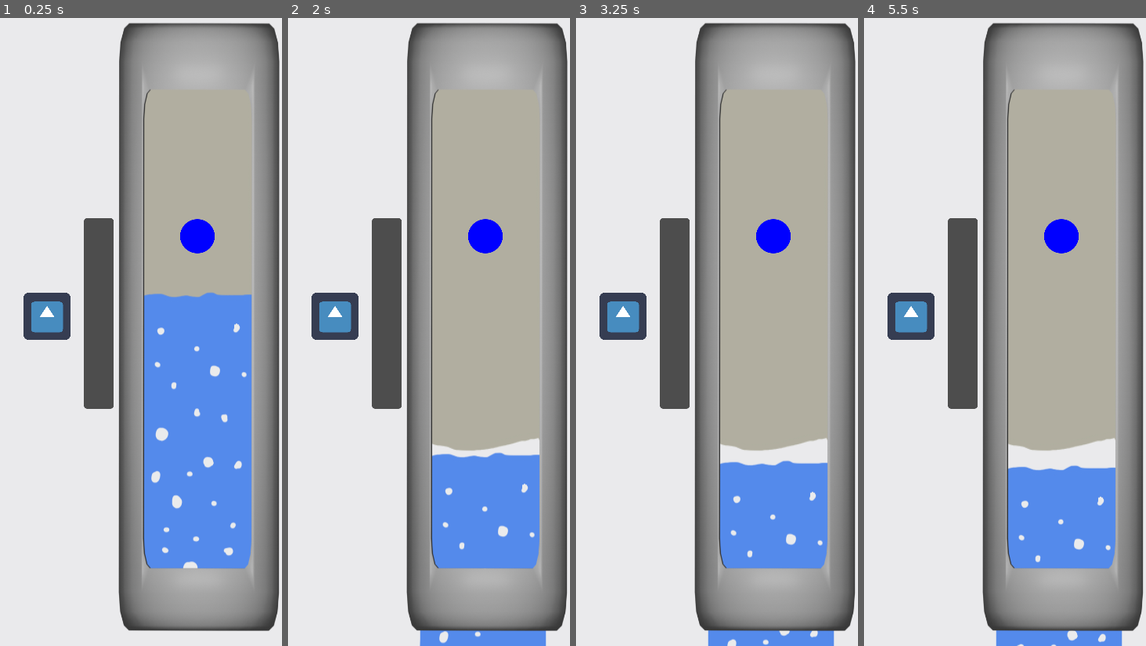
Above: before the commit, frames 1-4 (left to right).
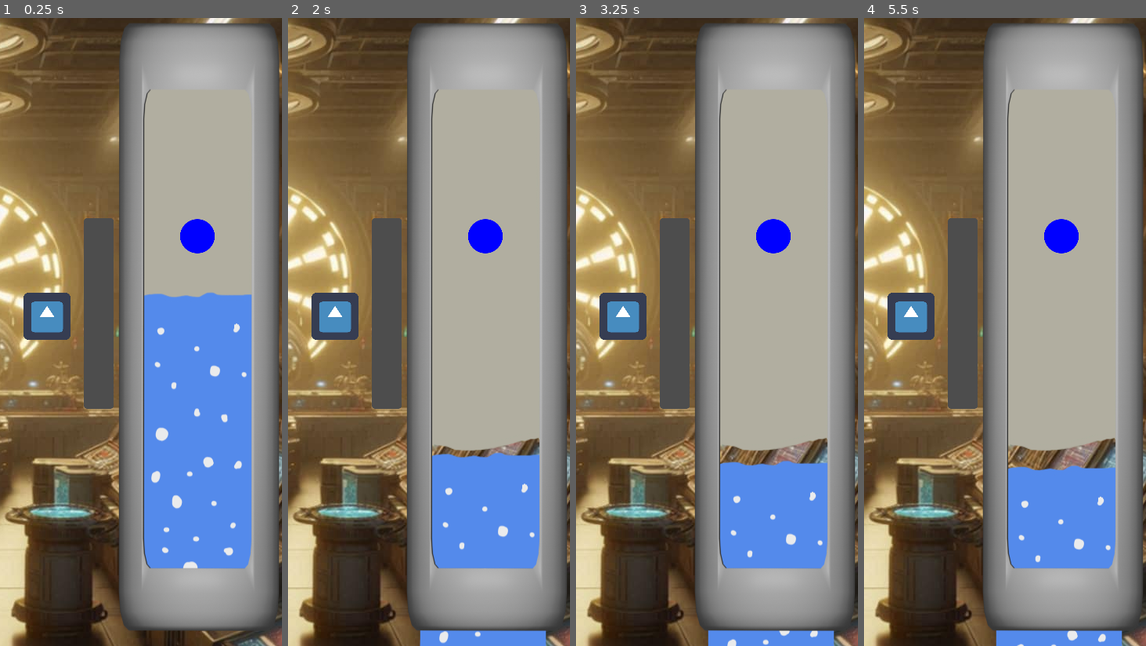
Above: after the commit, the same moments.

Repository: esburch/coolant-stabilizer
Game: Godot game, scene res://main.tscn
Two runs of this game, one before a commit and one after it. Both use one fixed random seed, a clock stepped at 60 frames per second and the inputs below. The engine's default icon, where the game draws it, is replaced by a stand-in: a white triangle on a blue panel in a dark square.
Inputs (mouse positions are in pixels of both pictures, inside the frame that each line leads up to):
- Up to frame 1 (0.25 s): no input
- Up to frame 2 (2 s): move the mouse to (491, 300) at 0.52 s; press the mouse at (491, 300) at 0.53 s; move the mouse to (372, 363) at 1.27 s; release the mouse at (372, 363) at 1.28 s; click (372, 363) at 1.35 s
- Up to frame 3 (3.25 s): move the mouse to (745, 193) at 2.02 s; press the mouse at (745, 193) at 2.03 s; move the mouse to (702, 457) at 2.77 s; release the mouse at (702, 457) at 2.78 s; click (702, 457) at 2.85 s
- Up to frame 4 (5.5 s): move the mouse to (1089, 426) at 3.52 s; press the mouse at (1089, 426) at 3.53 s; move the mouse to (920, 237) at 4.27 s; release the mouse at (920, 237) at 4.28 s; click (920, 237) at 4.35 s; move the mouse to (1019, 332) at 5.02 s; press the mouse at (1019, 332) at 5.03 s

The runs differ from the first frame. In frame 1, 41% of the frame differs, in the area x 0-100%, y 0-100%; in frame 2, 40%; in frame 3, 41%; in frame 4, 41%.

Commit message:
Add engineering background

Diff:
--- a/main.tscn
+++ b/main.tscn
@@ -9,6 +9,7 @@
 [ext_resource path="res://art/progress-fg.png" type="Texture" id=7]
 [ext_resource path="res://art/progress-bg.png" type="Texture" id=8]
 [ext_resource path="res://art/coolant_tank.png" type="Texture" id=9]
+[ext_resource path="res://art/att.ijwD0b4tV3UzaWZsWsbwIrgitkxRLGoQwRrkFGzFjy8.jpg" type="Texture" id=10]
 
 [sub_resource type="RectangleShape2D" id=1]
 extents = Vector2( 102.5, 10 )
@@ -19,10 +20,15 @@
 [node name="Control" type="Node2D"]
 script = ExtResource( 1 )
 
-[node name="ColorRect" type="ColorRect" parent="."]
-margin_right = 360.0
-margin_bottom = 800.0
-color = Color( 0.917647, 0.917647, 0.92549, 1 )
+[node name="TextureRect" type="TextureRect" parent="."]
+anchor_right = 1.0
+anchor_bottom = 1.0
+margin_left = -566.0
+margin_top = -42.0
+margin_right = 458.0
+margin_bottom = 982.0
+texture = ExtResource( 10 )
+stretch_mode = 5
 
 [node name="PipeBackground" type="Sprite" parent="."]
 position = Vector2( 256, 335 )
Binary file added: art/att.ijwD0b4tV3UzaWZsWsbwIrgitkxRLGoQwRrkFGzFjy8.jpg
Not shown, added: art/att.ijwD0b4tV3UzaWZsWsbwIrgitkxRLGoQwRrkFGzFjy8.jpg.import
Not shown: 1 places in main.tscn that only renumber resources
